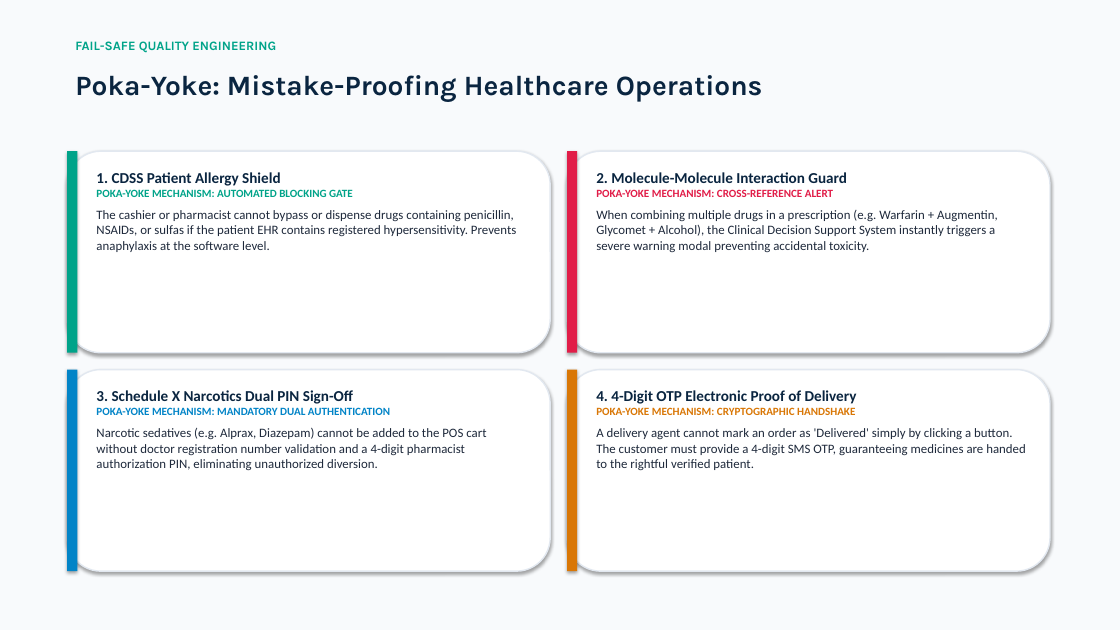
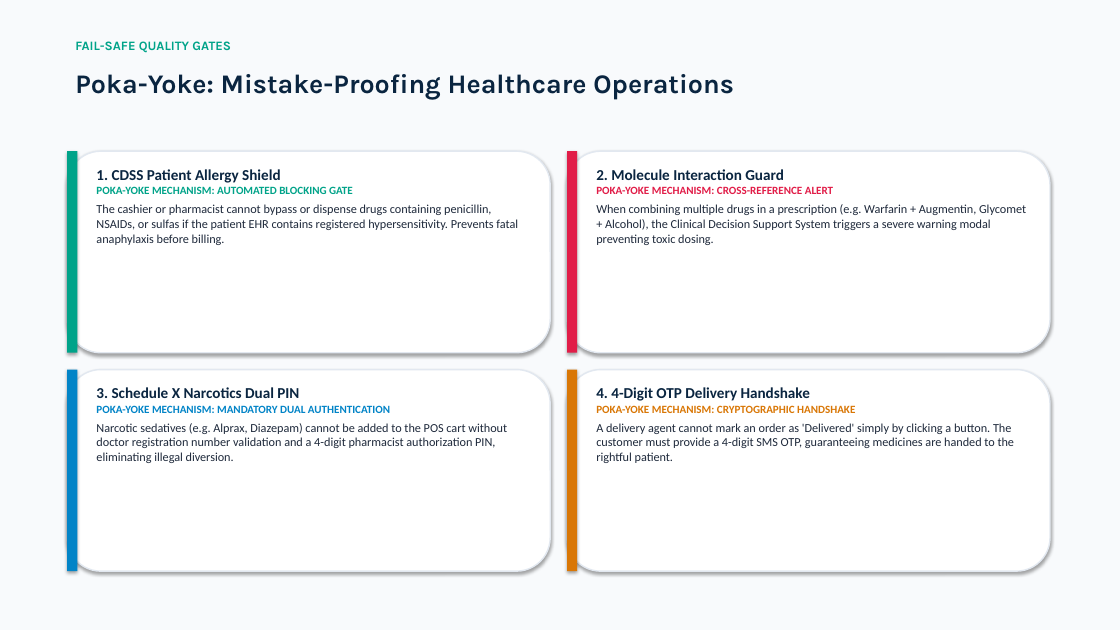
Before and after one commit to Piyush7251/Pharmacy_Management_System, a slide deck: slide 11 of AegisPharm_TQM_Presentation_Piyush_Bhatt.pptx (slide 5 before the commit). Drawn at 1120x630 pixels with LibreOffice and Linux fonts; fonts in the diff are those of the drawing. Boxes give left, top, right and bottom in pixels: in the first picture for what was removed or moved away, otherwise in the second. Text is boxed around its words. In the diff, an @@ line names an element or a change of style, - is before the commit and + after.

```diff
--- a/AegisPharm_TQM_Presentation_Piyush_Bhatt.pptx
+++ b/AegisPharm_TQM_Presentation_Piyush_Bhatt.pptx
@@ text at box(75, 41, 231, 53): text changed @@
-FAIL-SAFE QUALITY ENGINEERING
+FAIL-SAFE QUALITY GATES
@@ text "Poka-Yoke: Mistake-Proofing Healthcare Operations" at box(75, 74, 734, 100): size 24 to 23 pt @@
@@ less space between paragraphs in 3 elements at box(96, 387, 507, 463), box(596, 169, 1026, 245), box(96, 169, 518, 245) @@
@@ text at box(596, 169, 784, 180): text changed @@
-2. Molecule-Molecule Interaction Guard
+2. Molecule Interaction Guard
@@ text at box(96, 204, 518, 245): text changed; size 11 to 10.5 pt @@
-The cashier or pharmacist cannot bypass or dispense drugs containing penicillin, NSAIDs, or sulfas if the patient EHR contains registered hypersensitivity. Prevents anaphylaxis at the software level.
+The cashier or pharmacist cannot bypass or dispense drugs containing penicillin, NSAIDs, or sulfas if the patient EHR contains registered hypersensitivity. Prevents fatal anaphylaxis before billing.
@@ text at box(596, 204, 1026, 245): text changed; size 11 to 10.5 pt @@
-When combining multiple drugs in a prescription (e.g. Warfarin + Augmentin, Glycomet + Alcohol), the Clinical Decision Support System instantly triggers a severe warning modal preventing accidental toxicity.
+When combining multiple drugs in a prescription (e.g. Warfarin + Augmentin, Glycomet + Alcohol), the Clinical Decision Support System triggers a severe warning modal preventing toxic dosing.
@@ text at box(96, 387, 299, 398): text changed @@
-3. Schedule X Narcotics Dual PIN Sign-Off
+3. Schedule X Narcotics Dual PIN
@@ text at box(596, 387, 737, 401): text changed @@
-4. 4-Digit OTP Electronic Proof of Delivery
+4. 4-Digit OTP Delivery Handshake
@@ text at box(741, 387, 810, 398): less space between paragraphs @@
@@ text at box(96, 423, 507, 463): text changed; size 11 to 10.5 pt @@
-Narcotic sedatives (e.g. Alprax, Diazepam) cannot be added to the POS cart without doctor registration number validation and a 4-digit pharmacist authorization PIN, eliminating unauthorized diversion.
+Narcotic sedatives (e.g. Alprax, Diazepam) cannot be added to the POS cart without doctor registration number validation and a 4-digit pharmacist authorization PIN, eliminating illegal diversion.
@@ text at box(596, 423, 1015, 463): text changed; size 11 to 10.5 pt @@
-A delivery agent cannot mark an order as 'Delivered' simply by clicking a button. The customer must provide a 4-digit SMS OTP, guaranteeing medicines are handed to the rightful verified patient.
+A delivery agent cannot mark an order as 'Delivered' simply by clicking a button. The customer must provide a 4-digit SMS OTP, guaranteeing medicines are handed to the rightful patient.
```
Also in this commit, not shown: 7 other slides changed, 6 slides added, 6 slides removed, 7 other files.
